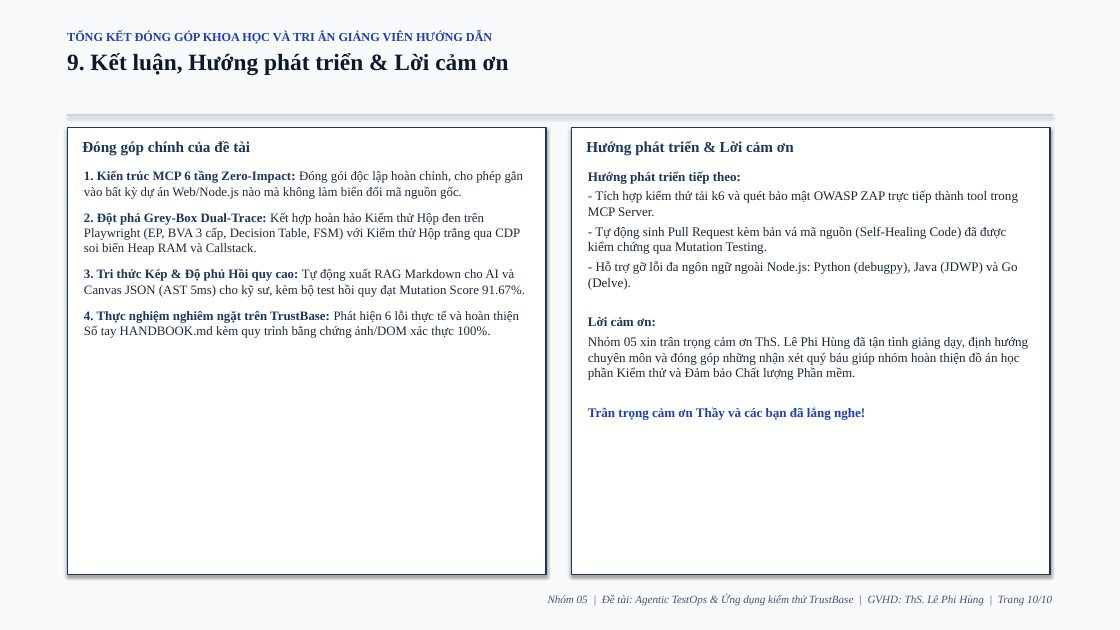
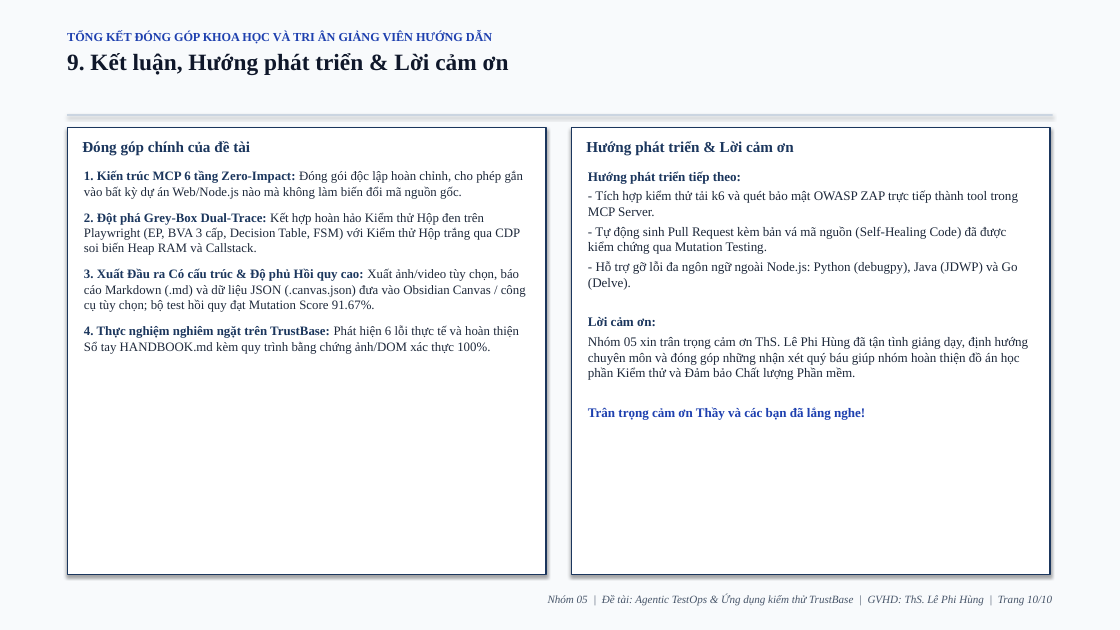
Before and after one commit to justpassingByte/agentic-test-ops, a slide deck: slide 10 of Nhom05_AgenticTestOps_ThuyetTrinh.pptx. Drawn at 1120x630 pixels with LibreOffice and Linux fonts; fonts in the diff are those of the drawing. Boxes give left, top, right and bottom in pixels: in the first picture for what was removed or moved away, otherwise in the second. Text is boxed around its words. In the diff, an @@ line names an element or a change of style, - is before the commit and + after.

```diff
--- a/Nhom05_AgenticTestOps_ThuyetTrinh.pptx
+++ b/Nhom05_AgenticTestOps_ThuyetTrinh.pptx
@@ text at bbox=[84, 268, 526, 312]: text changed @@
-3. Tri thức Kép & Độ phủ Hồi quy cao: Tự động xuất RAG Markdown cho AI và Canvas JSON (AST 5ms) cho kỹ sư, kèm bộ test hồi quy đạt Mutation Score 91.67%.
+3. Xuất Đầu ra Có cấu trúc & Độ phủ Hồi quy cao: Xuất ảnh/video tùy chọn, báo cáo Markdown (.md) và dữ liệu JSON (.canvas.json) đưa vào Obsidian Canvas / công cụ tùy chọn; bộ test hồi quy đạt Mutation Score 91.67%.
```
Also in this commit, not shown: 6 other slides changed, 8 other files.
